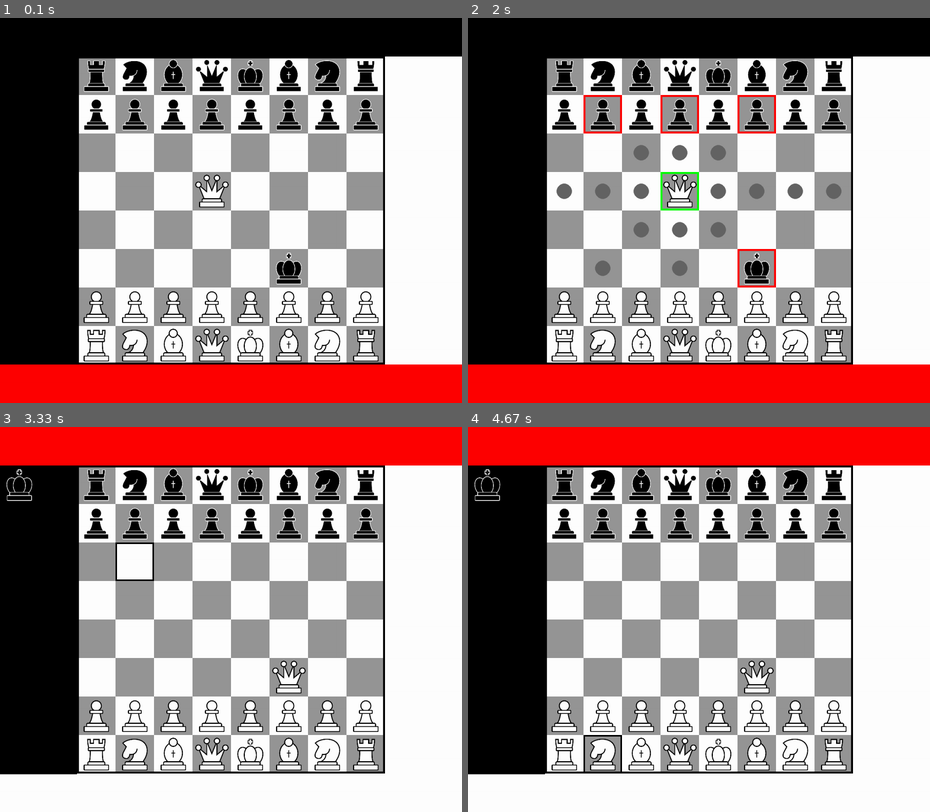
Above: before the commit, frames 1-4 (two rows, left to right).
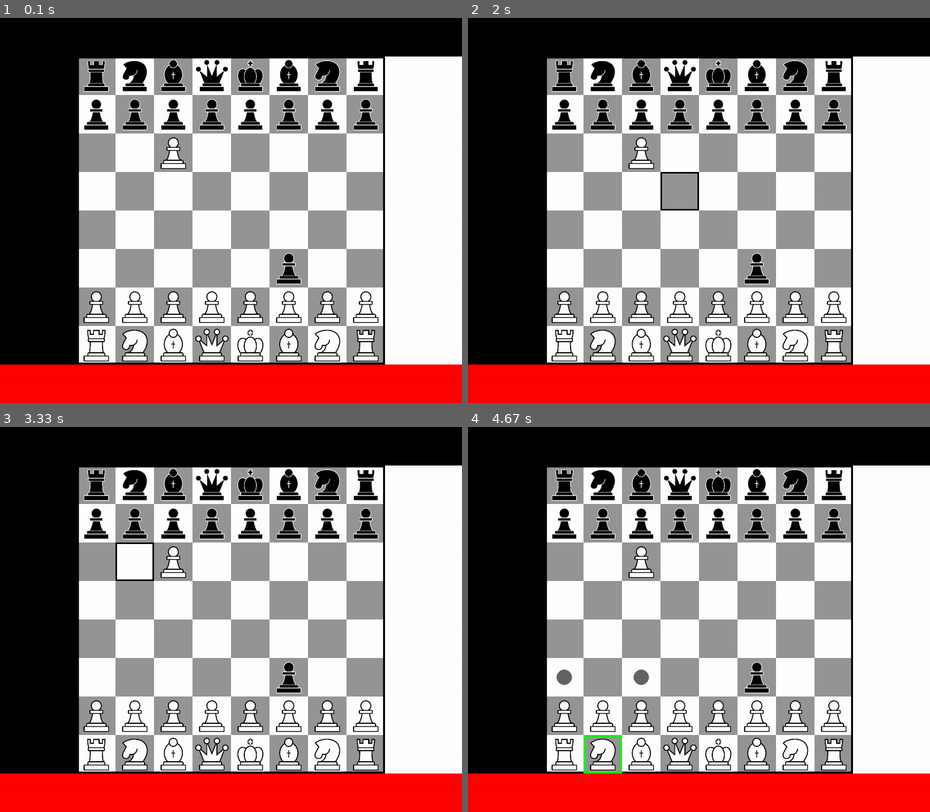
Above: after the commit, the same moments.

Repository: yuyu0830/Chess
Game: pygame game, started from pygamechess.py
The game is run twice, just before and just after one commit, with the same random seed, the same clock (stepped at 60 frames per second) and the same inputs.
Inputs (mouse positions are in pixels of both pictures, inside the frame that each line leads up to):
- Up to frame 1 (0.1 s): no input
- Up to frame 2 (2 s): press the mouse at (620, 299) at 0.37 s; move the mouse to (694, 272) at 0.47 s; release the mouse at (763, 241) at 0.6 s; press the mouse at (620, 299) at 0.7 s; move the mouse to (583, 283) at 0.8 s; release the mouse at (551, 264) at 0.93 s; press the mouse at (620, 299) at 1.03 s; move the mouse to (745, 322) at 1.13 s; release the mouse at (869, 341) at 1.27 s; press the mouse at (620, 299) at 1.37 s; move the mouse to (601, 302) at 1.47 s; release the mouse at (583, 302) at 1.6 s; click (662, 187) at 1.77 s
- Up to frame 3 (3.33 s): click (295, 669) at 2.3 s; click (207, 623) at 2.63 s; click (115, 677) at 2.97 s; click (129, 554) at 3.3 s
- Up to frame 4 (4.67 s): click (652, 527) at 3.63 s; click (606, 477) at 3.97 s; move the mouse to (699, 480) at 4.27 s; click (699, 480) at 4.33 s; click (615, 750) at 4.63 s

The runs differ from the first frame. In frame 1, 0.8% of the frame differs, in the area x 34-66%, y 30-68%; in frame 2, 3.1%; in frame 3, 21%; in frame 4, 21%, in the area x 0-100%, y 0-100%.

Commit message:
22/02/07

Diff:
--- a/pygamechess.py
+++ b/pygamechess.py
@@ -46,13 +46,14 @@
         self.movable = []
         self.attackable = []
         self.dead_piece = [[], []]
+        self.promotion = [0, -1]
         for idx, v in enumerate([2, 4, 3, 1, 0, 3, 4, 2]):
             self.board[idx][0] = [2, v] #minor piece
             self.board[idx][7] = [1, v]
             self.board[idx][1] = [2, 5] #pawn
             self.board[idx][6] = [1, 5]
-        self.board[5][5] = [2, 0]
-        self.board[3][3] = [1, 1]
+        self.board[2][2] = [1, 5]
+        self.board[5][5] = [2, 5]
     def run(self):
         #Mouse
         self.mouse_pos = pg.mouse.get_pos()
@@ -63,16 +64,24 @@
         if pg.mouse.get_pressed()[0] == True:
             if self.pressed == False:
                 self.pressed = True
-                if self.selected[0]: #if selected
-                    if [self.pos[0] - 2, self.pos[1] - 1] in self.movable or [self.pos[0] - 2, self.pos[1] - 1] in self.attackable: #move
-                        self.move(inmap(self.selected[1:3]), inmap(self.pos))
-                        self.reset_select()
-                    else: #reset select
-                        self.reset_select()
-                elif isin(self.pos[0], 1, 10) and isin(self.pos[1], 0, 9):
-                    if self.board[self.pos[0] - 2][self.pos[1] - 1][0] == self.turn:
-                        self.selected = [True, self.pos[0], self.pos[1]]
-                        self.move_calculation()
+                if self.promotion[1] != -1: #promotion on
+                    if self.promotion[1] == 0: a, b, c = 1, 5, 1
+                    else: a, b, c = 3, 7, 2
+                    if self.pos[0] - 2 == self.promotion[0] and self.pos[1] - 1 in range(a, b):
+                        self.board[self.promotion[0]][self.promotion[1]] = [c, self.pos[1] - a]
+                        self.promotion[1] = -1
+                        self.turn = 2 if self.turn == 1 else 1
+                else:
+                    if self.selected[0]: #if selected
+                        if inmap(self.pos) in self.movable or inmap(self.pos) in self.attackable: #move
+                            self.move(inmap(self.selected[1:3]), inmap(self.pos))
+                            self.reset_select()
+                        else: #reset select
+                            self.reset_select()
+                    elif isin(self.pos[0], 1, 10) and isin(self.pos[1], 0, 9):
+                        if self.board[self.pos[0] - 2][self.pos[1] - 1][0] == self.turn:
+                            self.selected = [True, self.pos[0], self.pos[1]]
+                            self.move_calculation()
         else:
             self.pressed = False
 
@@ -116,6 +125,19 @@
         #Draw Selected Board
         if self.selected[0] == True:
             pg.draw.rect(self.screen, GREEN, [self.selected[1]*100, self.selected[2]*100, 100, 100], 5)
+
+        #Draw Promotion Select Box
+        if self.promotion[1] != -1:
+            if self.promotion[1] == 0:
+                pg.draw.rect(self.screen, WHITE, [(self.promotion[0] + 2)*100, (self.promotion[1] + 2)*100, 100, 400])
+                pg.draw.rect(self.screen, BLACK, [(self.promotion[0] + 2)*100, (self.promotion[1] + 2)*100, 100, 400], 5)
+                for i in range(1, 5):
+                    self.screen.blit(self.pieces[0][i], [(self.promotion[0] + 2)*100, (i + 1)*100])
+            else:
+                pg.draw.rect(self.screen, WHITE, [(self.promotion[0] + 2)*100, (self.promotion[1] - 3)*100, 100, 400])
+                pg.draw.rect(self.screen, BLACK, [(self.promotion[0] + 2)*100, (self.promotion[1] - 3)*100, 100, 400], 5)
+                for i in range(1, 5):
+                    self.screen.blit(self.pieces[1][i], [(self.promotion[0] + 2)*100, (i + 3)*100])
 
 
     def move_calculation(self):
@@ -150,6 +172,7 @@
                 if isin(pos[0] + i, -1, 8):
                     if self.board[pos[0] + i][pos[1] + direction][0] == enemy:
                         self.attackable.append([pos[0] + i, pos[1] + direction])
+
 
         else:
             if piece != 3: #Queen, Rook Straight
@@ -182,20 +205,24 @@
                             break
 
     def move(self, org, des):
-        print(self.board[des[0]][des[1]])
         enemy = 2 if self.turn == 1 else 1
         if self.board[des[0]][des[1]][0] == enemy:
             self.dead_piece[self.board[des[0]][des[1]][0] - 1].append(self.board[des[0]][des[1]])
         self.board[des[0]][des[1]] = self.board[org[0]][org[1]]
         self.board[org[0]][org[1]] = [0, 0]
-        self.turn = 2 if self.turn == 1 else 1
-        print(self.dead_piece)
+
+        piece = self.board[des[0]][des[1]] #Pawn promotion
+        if (piece[0] == 1 and piece[1] == 5 and des[1] == 0) or (piece[0] == 2 and piece[1] == 5 and des[1] == 7):
+            self.promotion = des
+            print(self.promotion)
+        else:
+            self.turn = 2 if self.turn == 1 else 1
+
 
     def reset_select(self):
         self.selected[0] = False
         self.movable = []
         self.attackable = []
-
 
 g = game()
 while g.running:
--- a/test.py
+++ /dev/null
@@ -1,3 +0,0 @@
-a = 1
-if a:
-    print("!")
